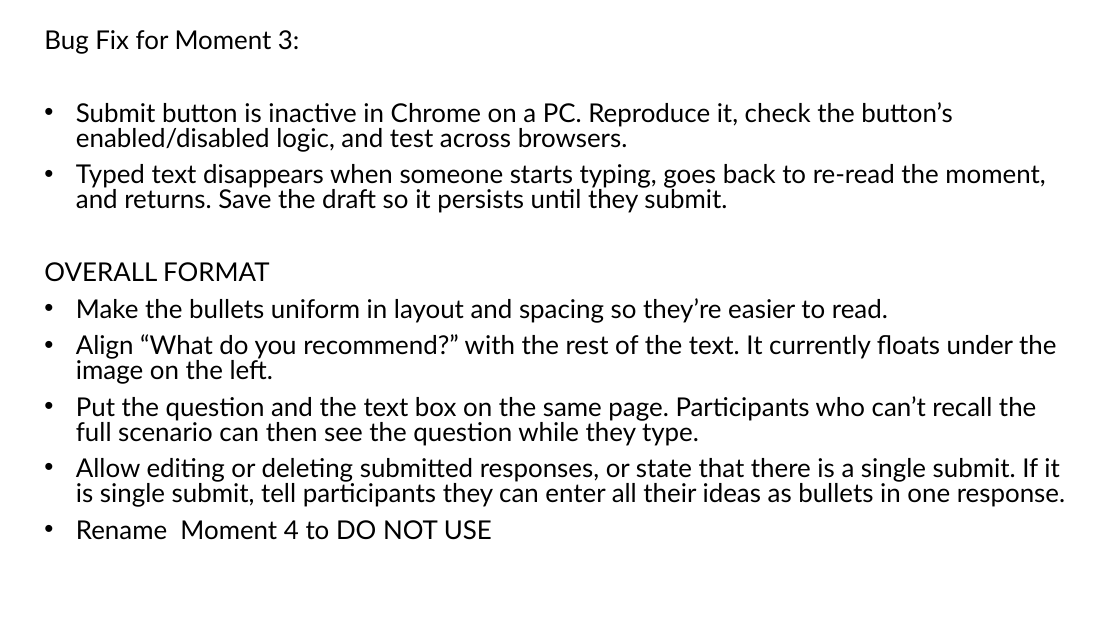
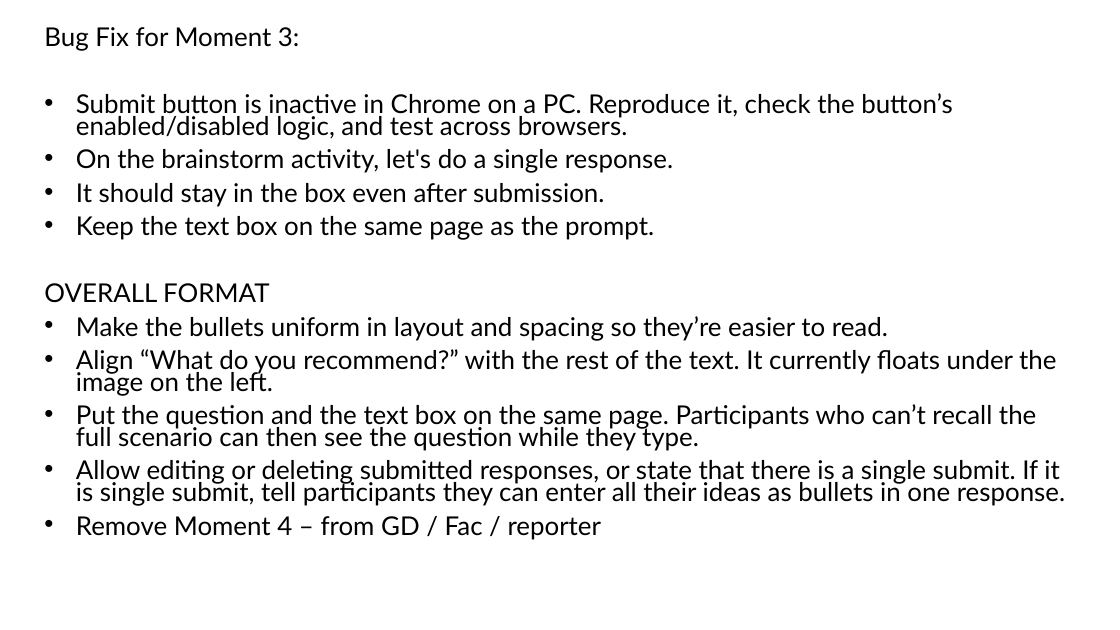
Before and after one commit to BTS-USA/BTS_BD_Marketing_MBS, a slide deck: slide 9 of _dev/Feedback/Consultant/19-Oct/10_19_2026_Update_For_Digital_Simulation.pptx. Drawn at 1120x630 pixels with LibreOffice and Linux fonts; fonts in the diff are those of the drawing. Boxes give left, top, right and bottom in pixels: in the first picture for what was removed or moved away, otherwise in the second. Text is boxed around its words. In the diff, an @@ line names an element or a change of style, - is before the commit and + after.

Commit message:
Updated Consultant feedback document basis the call

```diff
--- a/_dev/Feedback/Consultant/19-Oct/10_19_2026_Update_For_Digital_Simulation.pptx
+++ b/_dev/Feedback/Consultant/19-Oct/10_19_2026_Update_For_Digital_Simulation.pptx
@@ subtitle at <box>44,27,1065,506</box>: line spacing 0.8 to 0.7 @@
@@ subtitle at <box>76,149,673,240</box>: text changed @@
-• Typed text disappears when someone starts typing, goes back to re-read the moment, and returns. Save the draft so it persists until they submit.
+• On the brainstorm activity, let's do a single response.
+• It should stay in the box even after submission.
+• Keep the text box on the same page as the prompt.
@@ subtitle at <box>76,516,601,539</box>: text changed @@
-• Rename Moment 4 to DO NOT USE
+• Remove Moment 4 – from GD / Fac / reporter
```
